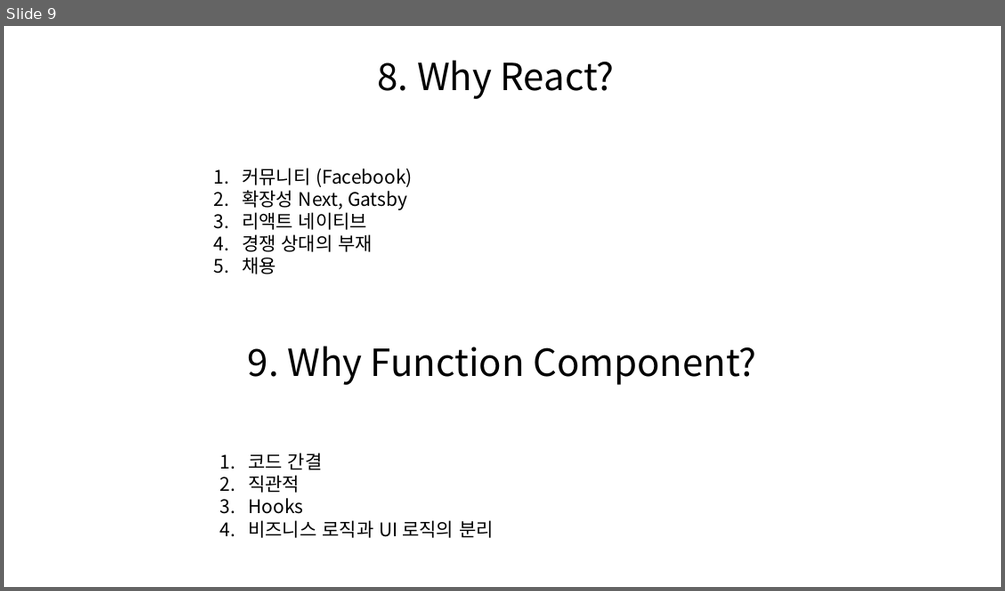
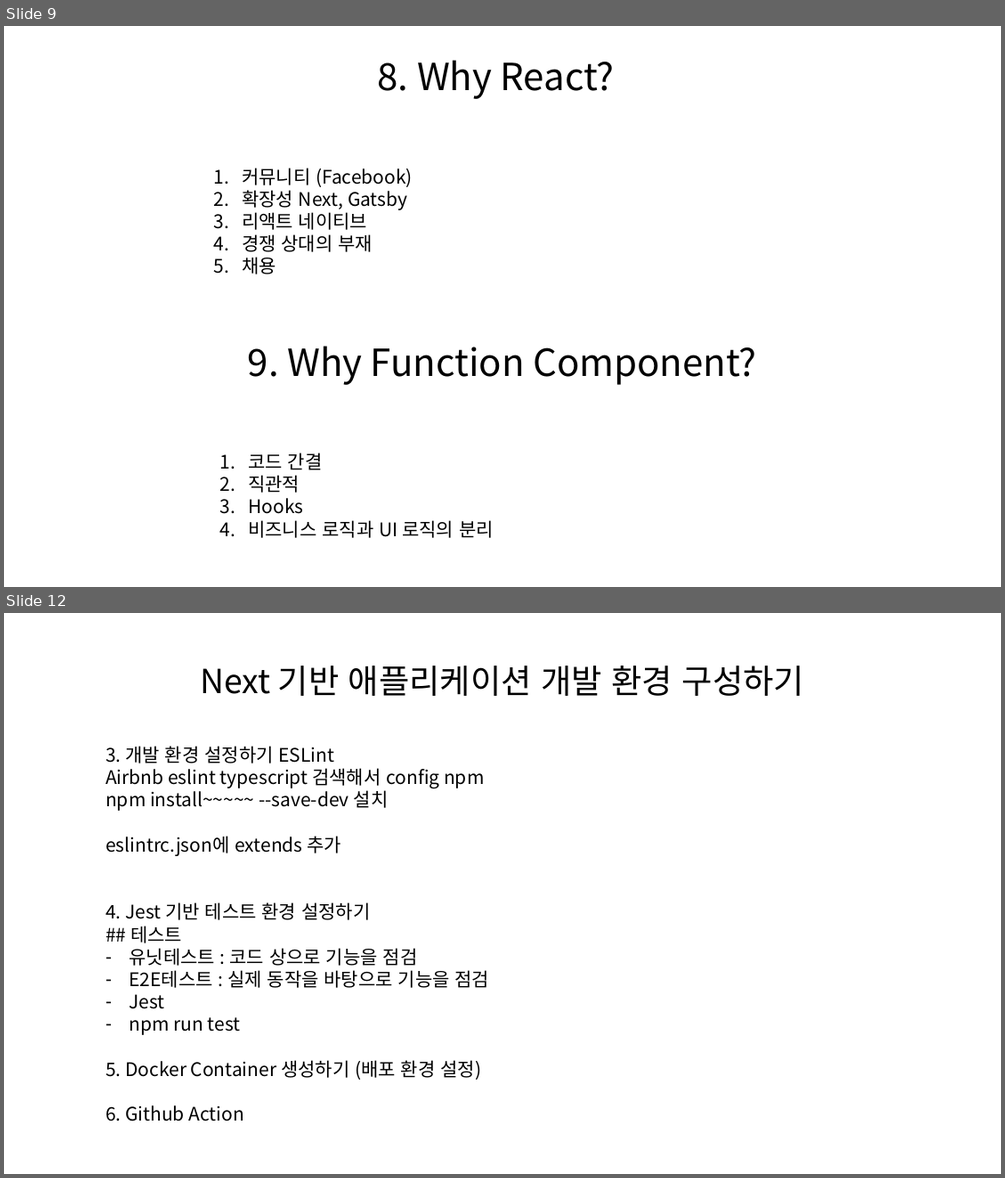
Before and after one commit to Jiwoncoding/Front, a slide deck: TheRED조은강의.pptx. Shown one above the other, each under a label of ours: slide 9 before the commit, slides 9 and 12 after it; the slides between them are not shown. The pictures are 1005x591 and 1005x1178 pixels, drawn with LibreOffice and Linux fonts; fonts in the diff are those of the drawing. Boxes give left, top, right and bottom in pixels: in the first picture for what was removed or moved away, otherwise in the second. Text is boxed around its words. In the diff, an @@ line names an element or a change of style, - is before the commit and + after.

Commit message:
Add files via upload
Next 기반 애플리케이션 개발 환경 구성하기

```diff
--- a/TheRED조은강의.pptx
+++ b/TheRED조은강의.pptx
@@ slide 12 added at (x1=4, y1=613, x2=1001, y2=1174), background #FFFFFF @@
@@ title added at (x1=200, y1=666, x2=804, y2=696), 32 pt, text #000000 @@
+Next 기반 애플리케이션 개발 환경 구성하기
@@ text added at (x1=105, y1=746, x2=490, y2=1121), 18 pt, text #000000 @@
+3. 개발 환경 설정하기 ESLint
+Airbnb eslint typescript 검색해서 config npm
+npm install~~~~~ --save-dev 설치
+eslintrc.json에 extends 추가
+4. Jest 기반 테스트 환경 설정하기
+## 테스트
+– 유닛테스트 : 코드 상으로 기능을 점검
+– E2E테스트 : 실제 동작을 바탕으로 기능을 점검
+– Jest
+– npm run test
+5. Docker Container 생성하기 (배포 환경 설정)
+6. Github Action
```
Also in this commit, not shown: 2 other slides added.
